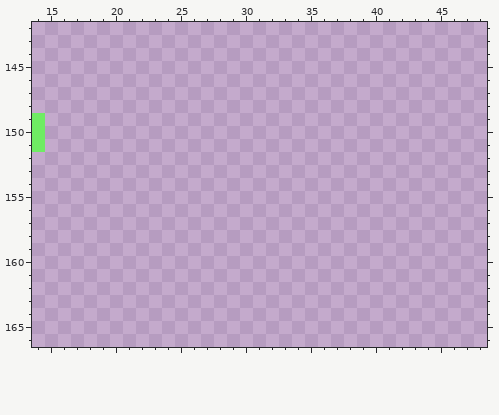
File history of a pixel-art file, assets/image/atlas.aseprite. Above is the file before it was changed.
512x512 pixels, 1 frame. Colours within 5 levels of each other are drawn and written as one. Shown: x 14..48, y 142..166.
The result:
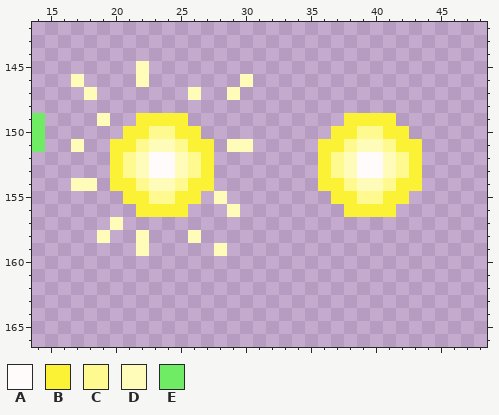
Palette (. is transparent): A #fffbfb  B #fbf236  C #fffa90  D #fffcba  E #6fec63
Changes in this commit:
Changed rows in their new state; - is an unchanged pixel.
Layer "Flattened":
first column x 17:
145 -----D---------------------
146 D----D-------D-------------
147 -D-------D--D--------------
149 --D--BBBB------------BBBB--
150 ----BBCCBB----------BBCCBB-
151 D--BBCDDCBB-DD-----BBCDDCBB
152 ---BCDAADCB--------BCDAADCB
153 ---BCDAADCB--------BCDAADCB
154 DD-BBCDDCBB--------BBCDDCBB
155 ----BBCCBB-D--------BBCCBB-
156 -----BBBB---D--------BBBB--
157 ---D-----------------------
158 --D--D---D-----------------
159 -----D-----D---------------
